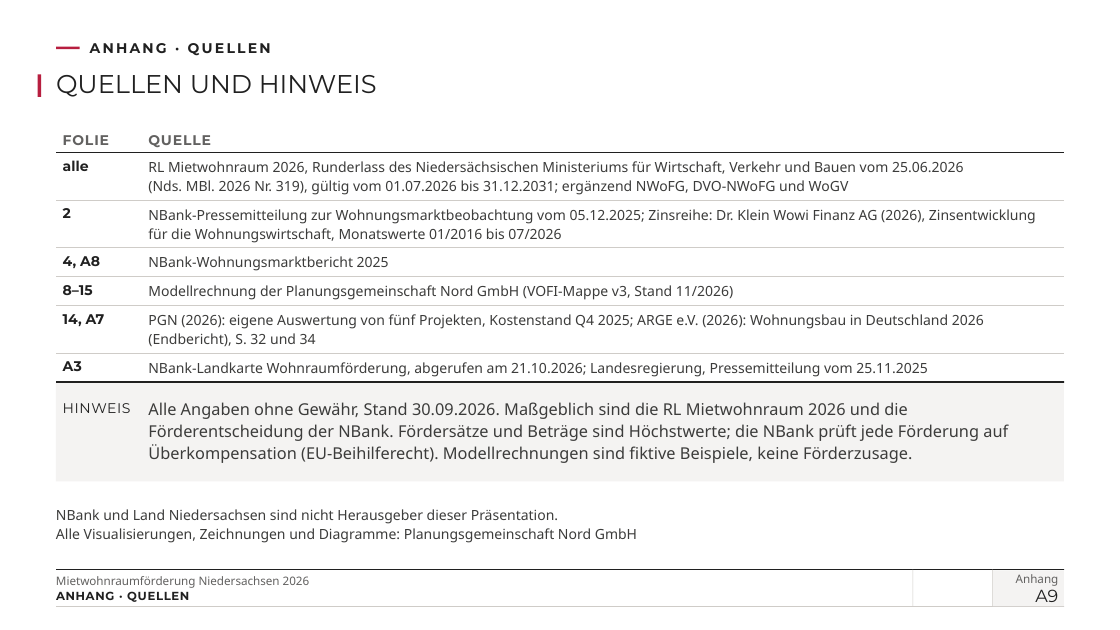
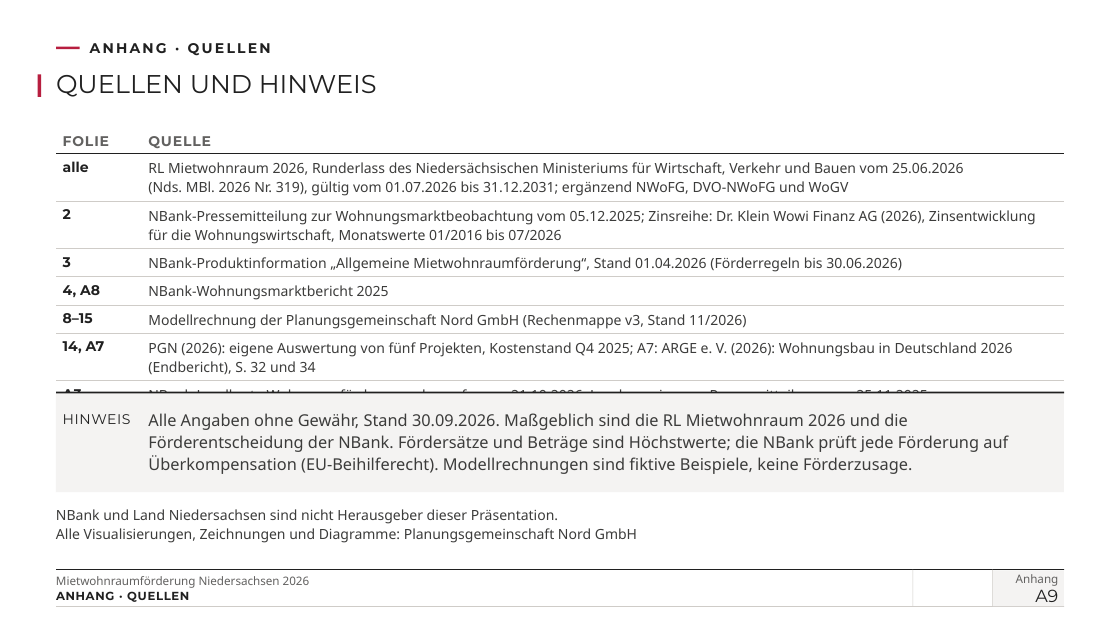
Before and after one commit to vgedaschko/NBank, a slide deck: slide 28 of praesentation/dist/PGN-Mietwohnraumfoerderung-Niedersachsen-2026-Vortrag.pptx. Drawn at 1120x630 pixels with LibreOffice and Linux fonts; fonts in the diff are those of the drawing; background and template pictures are left out. Boxes give left, top, right and bottom in pixels: in the first picture for what was removed or moved away, otherwise in the second. Text is boxed around its words. In the diff, an @@ line names an element or a change of style, - is before the commit and + after.

```diff
--- a/praesentation/dist/PGN-Mietwohnraumfoerderung-Niedersachsen-2026-Vortrag.pptx
+++ b/praesentation/dist/PGN-Mietwohnraumfoerderung-Niedersachsen-2026-Vortrag.pptx
@@ table at (56,126,1065,398) @@
+row 4: 3 | NBank-Produktinformation „Allgemeine Mietwohnraumförderung“, Stand 01.04.2026 (Förderregeln bis 30.06.2026)
-row 6, column 2: Modellrechnung der Planungsgemeinschaft Nord GmbH (VOFI-Mappe v3, Stand 11/2026)
+row 6, column 2: Modellrechnung der Planungsgemeinschaft Nord GmbH (Rechenmappe v3, Stand 11/2026)
-row 7, column 2: PGN (2026): eigene Auswertung von fünf Projekten, Kostenstand Q4 2025; ARGE e.V. (2026): Wohnungsbau in Deutschland 2026 (Endbericht), S. 32 und 34
+row 7, column 2: PGN (2026): eigene Auswertung von fünf Projekten, Kostenstand Q4 2025; A7: ARGE e. V. (2026): Wohnungsbau in Deutschland 2026 (Endbericht), S. 32 und 34
@@ 2 texts, 1 rectangle, 1 line: place and size @@
-2 texts, 1 rectangle, 1 line at (56,382,1065,482)
+2 texts, 1 rectangle, 1 line at (56,392,1065,492)
```
Also in this commit, not shown: 24 other slides changed, 43 other files.
